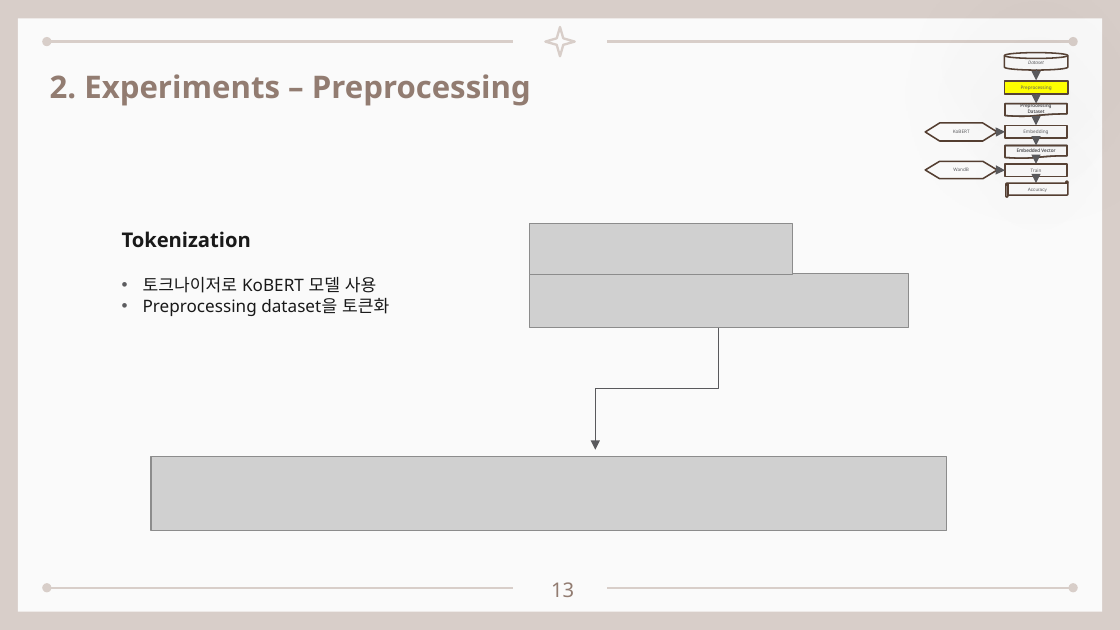
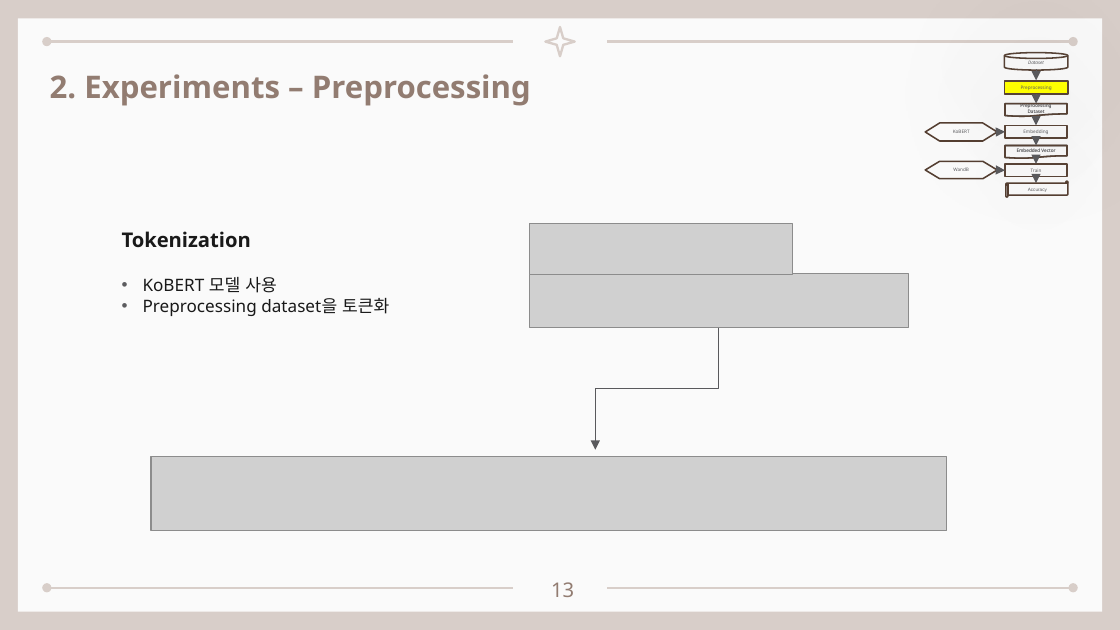
Before and after one commit to seungdeng/DELab, a slide deck: slide 13 of PPT/DSLab_이승건_BERT멘토링발표.pptx. Drawn at 1120x630 pixels with LibreOffice and Linux fonts; fonts in the diff are those of the drawing; grey boxes stand for pictures. Boxes give left, top, right and bottom in pixels: in the first picture for what was removed or moved away, otherwise in the second. Text is boxed around its words. In the diff, an @@ line names an element or a change of style, - is before the commit and + after.

```diff
--- a/PPT/DSLab_이승건_BERT멘토링발표.pptx
+++ b/PPT/DSLab_이승건_BERT멘토링발표.pptx
@@ text at (143, 277, 277, 293): text changed @@
-• 토크나이저로 KoBERT 모델 사용
+• KoBERT 모델 사용
```
Also in this commit, not shown: 1 other slide changed, 1 other file.
